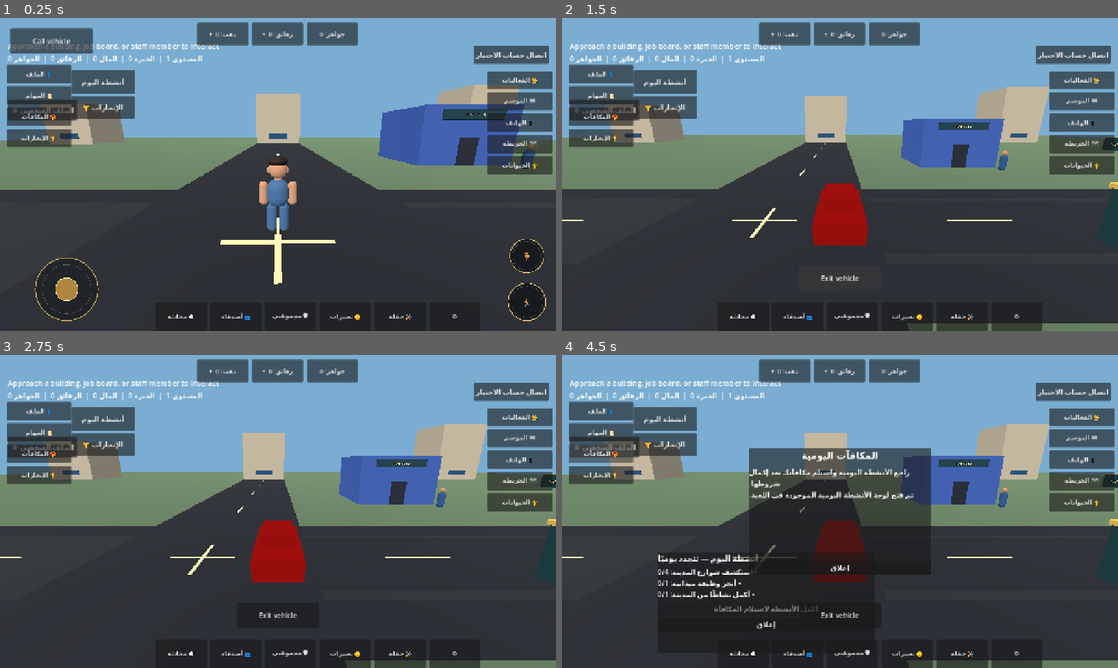
Above: before the commit, frames 1-4 (two rows, left to right).
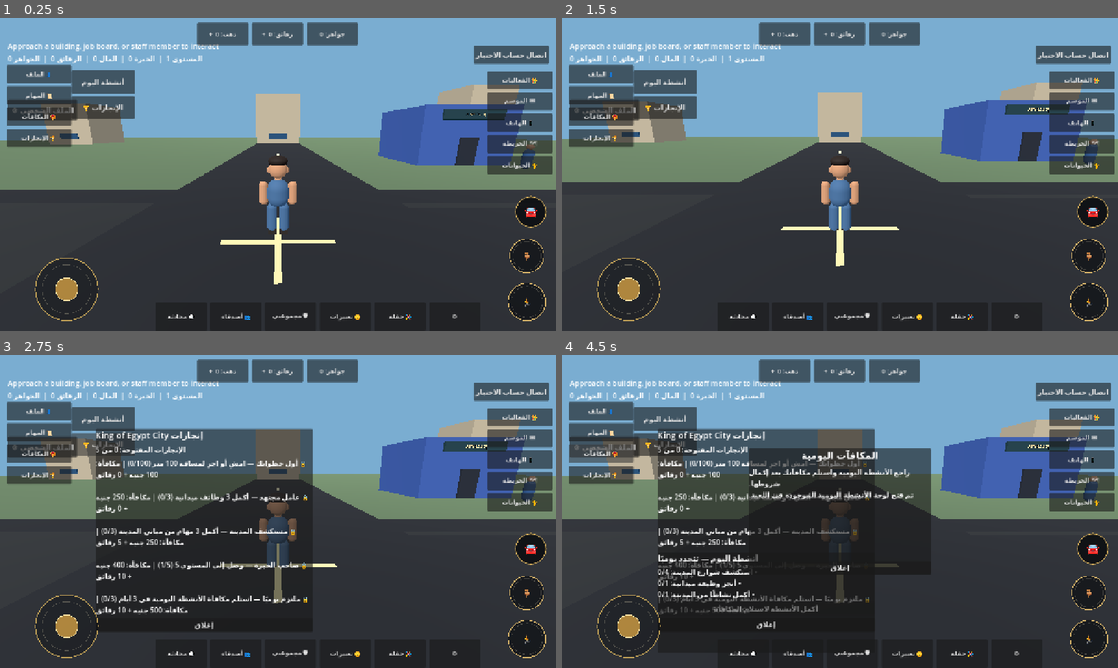
Above: after the commit, the same moments.

Repository: gamalalaraby1988-dotcom/King-Egypt-
Game: Godot game, scene res://scenes/main.tscn
The game is run twice, just before and just after one commit, with the same random seed, the same clock (stepped at 60 frames per second) and the same inputs.
Inputs (mouse positions are in pixels of both pictures, inside the frame that each line leads up to):
- Up to frame 1 (0.25 s): no input
- Up to frame 2 (1.5 s): click "Call vehicle" (after the commit: "🚘") at 0.5 s; click (840, 277) at 1.25 s, where only the run before the commit has a clickable "Enter vehicle"
- Up to frame 3 (2.75 s): click "الإنجازات 🏆" at 2 s
- Up to frame 4 (4.5 s): click "أنشطة اليوم" at 2.75 s; click (767, 624) at 3.5 s, where only the run after the commit has a clickable "إغلاق"; click "الملف الشخصي ⚙" at 4.25 s

The runs differ from the first frame. In frame 1, 1.7% of the frame differs, in the area x 1-99%, y 3-68%; in frame 2, 15%; in frame 3, 24%, in the area x 0-100%, y 20-100%; in frame 4, 22%.
Error before the commit: Parse Error: Cannot infer the type of "delta" variable because the value doesn't have a set type. (res://scripts/vehicle_hud.gd:90)

Commit message:
Move vehicle summon control to a compact royal HUD button

Diff:
--- a/scripts/main.gd
+++ b/scripts/main.gd
@@ -55,7 +55,7 @@
 		return
 	if is_instance_valid(vehicle_summon_button):
 		vehicle_summon_button.visible = true
-		vehicle_summon_button.text = "إحضار السيارة" if CityLanguage.get_language() == "ar" else "Call vehicle"
+		vehicle_summon_button.text = "🚘"
 	if not is_instance_valid(city_vehicle):
 		if is_instance_valid(vehicle_interaction_button):
 			vehicle_interaction_button.visible = false
@@ -85,16 +85,30 @@
 
 	vehicle_summon_button = Button.new()
 	vehicle_summon_button.name = "VehicleSummonButton"
-	vehicle_summon_button.text = "إحضار السيارة"
-	vehicle_summon_button.custom_minimum_size = Vector2(190, 58)
-	vehicle_summon_button.anchor_left = 0.0
-	vehicle_summon_button.anchor_right = 0.0
-	vehicle_summon_button.anchor_top = 0.0
-	vehicle_summon_button.anchor_bottom = 0.0
-	vehicle_summon_button.offset_left = 24
-	vehicle_summon_button.offset_right = 214
-	vehicle_summon_button.offset_top = 24
-	vehicle_summon_button.offset_bottom = 82
+	vehicle_summon_button.text = "🚘"
+	vehicle_summon_button.tooltip_text = "إحضار السيارة"
+	vehicle_summon_button.custom_minimum_size = Vector2(72, 72)
+	vehicle_summon_button.anchor_left = 1.0
+	vehicle_summon_button.anchor_right = 1.0
+	vehicle_summon_button.anchor_top = 0.62
+	vehicle_summon_button.anchor_bottom = 0.62
+	vehicle_summon_button.offset_left = -94
+	vehicle_summon_button.offset_right = -22
+	vehicle_summon_button.offset_top = -36
+	vehicle_summon_button.offset_bottom = 36
+	vehicle_summon_button.add_theme_font_size_override("font_size", 30)
+	var summon_style := StyleBoxFlat.new()
+	summon_style.bg_color = Color(0.025, 0.035, 0.045, 0.78)
+	summon_style.border_color = Color(0.86, 0.70, 0.36, 0.98)
+	summon_style.set_border_width_all(2)
+	summon_style.set_corner_radius_all(36)
+	summon_style.content_margin_left = 8
+	summon_style.content_margin_right = 8
+	summon_style.content_margin_top = 8
+	summon_style.content_margin_bottom = 8
+	vehicle_summon_button.add_theme_stylebox_override("normal", summon_style)
+	vehicle_summon_button.add_theme_stylebox_override("hover", summon_style)
+	vehicle_summon_button.add_theme_stylebox_override("pressed", summon_style)
 	vehicle_summon_button.pressed.connect(_summon_player_vehicle)
 	layer.add_child(vehicle_summon_button)
 
